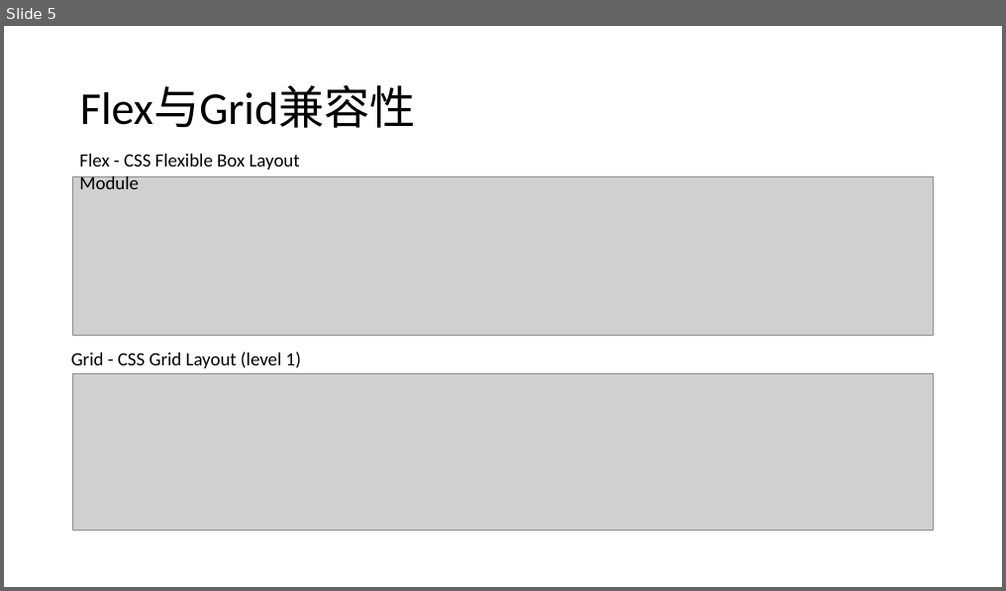
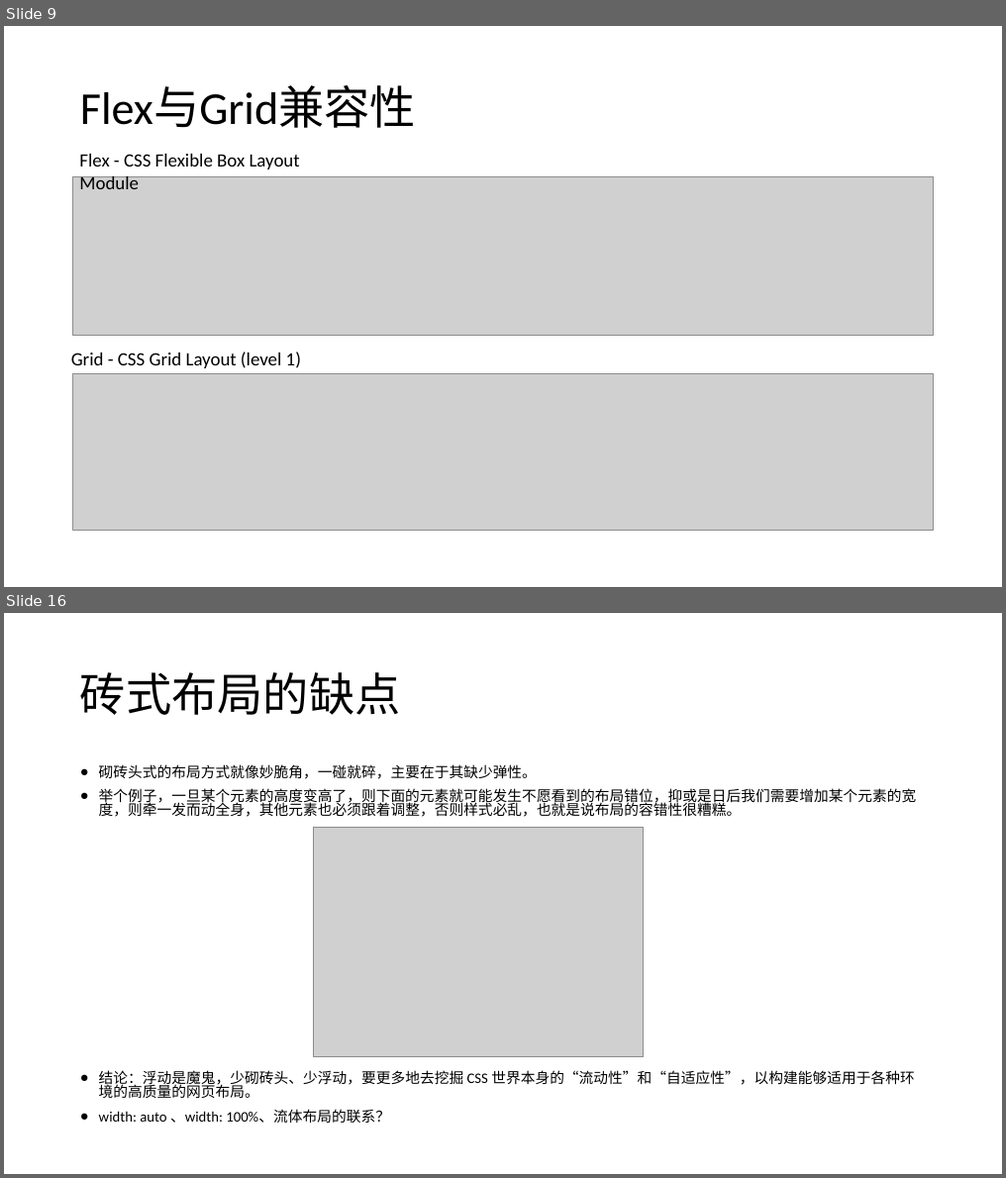
Before and after one commit to FBmm/Frontend-blog, a slide deck: CSS/css分享/css分享 - 常见CSS布局最佳实践.pptx. Shown one above the other, each under a label of ours: slide 5 before the commit, slides 9 and 16 after it; the slides between them are not shown. The pictures are 1006x591 and 1006x1178 pixels, drawn with LibreOffice and Linux fonts; fonts in the diff are those of the drawing; grey boxes stand for pictures. Boxes give left, top, right and bottom in pixels: in the first picture for what was removed or moved away, otherwise in the second. Text is boxed around its words. In the diff, an @@ line names an element or a change of style, - is before the commit and + after.

```diff
--- a/CSS/css分享/css分享 - 常见CSS布局最佳实践.pptx
+++ b/CSS/css分享/css分享 - 常见CSS布局最佳实践.pptx
@@ slide 16 added at <box>4,613,1002,1174</box>, background #FFFFFF @@
@@ title added at <box>80,672,401,715</box>, 44 pt, text #000000 @@
+砖式布局的缺点
@@ text added at <box>99,764,916,1124</box>, 14 pt, text #000000 @@
+● 砌砖头式的布局方式就像妙脆角，一碰就碎，主要在于其缺少弹性。
+● 举个例子，一旦某个元素的高度变高了，则下面的元素就可能发生不愿看到的布局错位，抑或是日后我们需要增加某个元素的宽度，则牵一发而动全身，其他元素也必须跟着调整，否则样式必乱，也就是说布局的容错性很糟糕。
+● 结论：浮动是魔鬼，少砌砖头、少浮动，要更多地去挖掘 CSS 世界本身的“流动性”和“自适应性”，以构建能够适用于各种环境的高质量的网页布局。
+● width: auto 、width: 100%、流体布局的联系？
@@ picture added at <box>314,827,645,1058</box> @@
@@ what was slide 5 is now slide 9 @@
```
Also in this commit, not shown: 12 slides changed, 7 other slides added, 16 other files.
